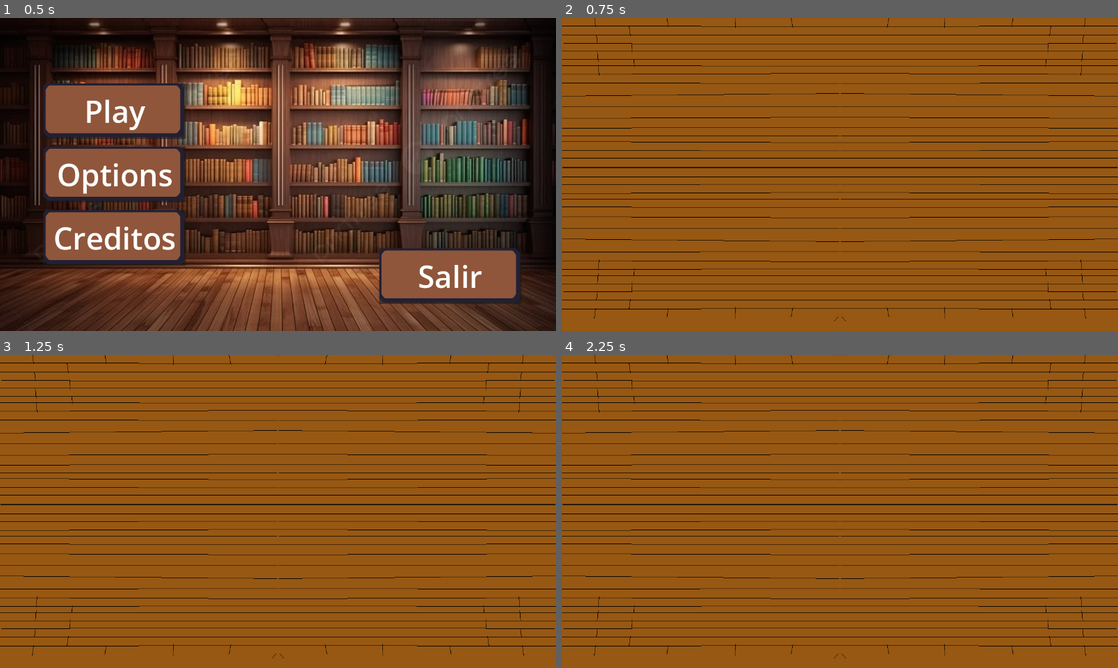
Above: before the commit, frames 1-4 (two rows, left to right).
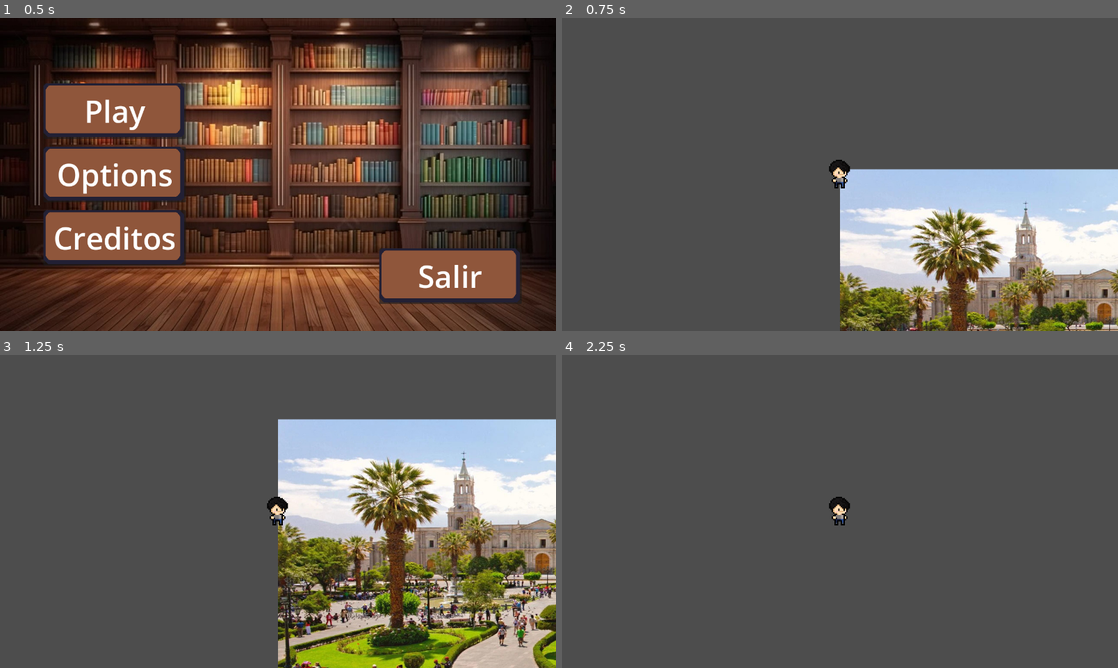
Above: after the commit, the same moments.

Repository: DnilsonAH/VolcanGameJam
Game: Godot game, scene res://Escenas/Menu/Menu.tscn
Same seed, same stepped clock (60 frames per second), same inputs: the game is played once before the commit and once after it.
Inputs:
- Up to frame 1 (0.5 s): no input
- Up to frame 2 (0.75 s): click "Play" at 0.5 s
- Up to frame 3 (1.25 s): no input
- Up to frame 4 (2.25 s): tap Enter (ui_accept) at 1.25, 1.52 s; hold Right (ui_right) from 1.28 s (still down)

Frame 1 is identical in both runs. In frame 2, 100% of the frame differs, in the area x 0-100%, y 0-100%; in frame 3, 100%; in frame 4, 100%.

Commit message:
boton de menu corregido

Diff:
--- a/Escenas/Game/Level 1.tscn
+++ /dev/null
@@ -1,14 +0,0 @@
-[gd_scene load_steps=2 format=3 uid="uid://ycb2nsvrrxm2"]
-
-[ext_resource type="Texture2D" uid="uid://wvdg74jwb3xm" path="res://Resources/Images/piso01.png" id="1_0j6om"]
-
-[node name="Level1" type="Node2D"]
-
-[node name="TextureRect" type="TextureRect" parent="."]
-offset_right = 40.0
-offset_bottom = 40.0
-texture = ExtResource("1_0j6om")
-
-[node name="Container" type="Container" parent="."]
-offset_right = 40.0
-offset_bottom = 40.0
--- a/Escenas/Scripts/menu.gd
+++ b/Escenas/Scripts/menu.gd
@@ -1,7 +1,7 @@
 extends Control
 
 func _on_play_pressed() -> void:
-	get_tree().change_scene_to_file("res://Escenas/Game/Level 1.tscn")
+	get_tree().change_scene_to_file("res://Escenas/Game/Place/escena1_plaza.tscn")
 
 func _on_options_pressed() -> void:
 	get_tree().change_scene_to_file("res://Escenas/Menu/Options.tscn")
